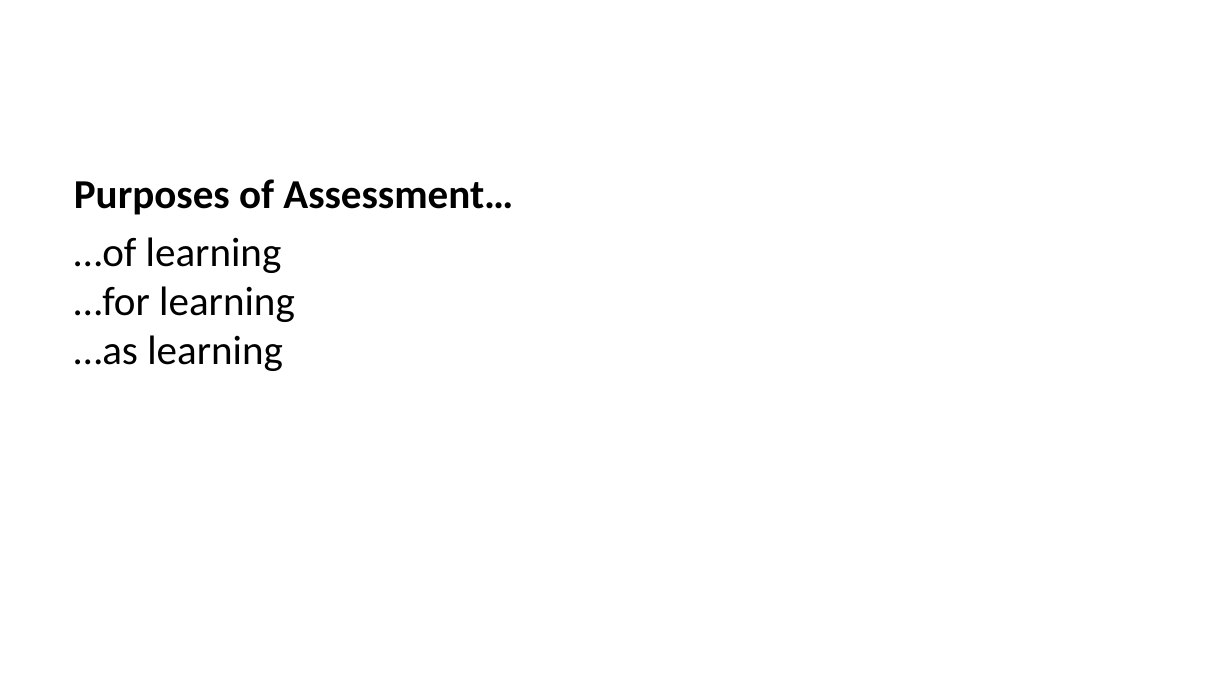
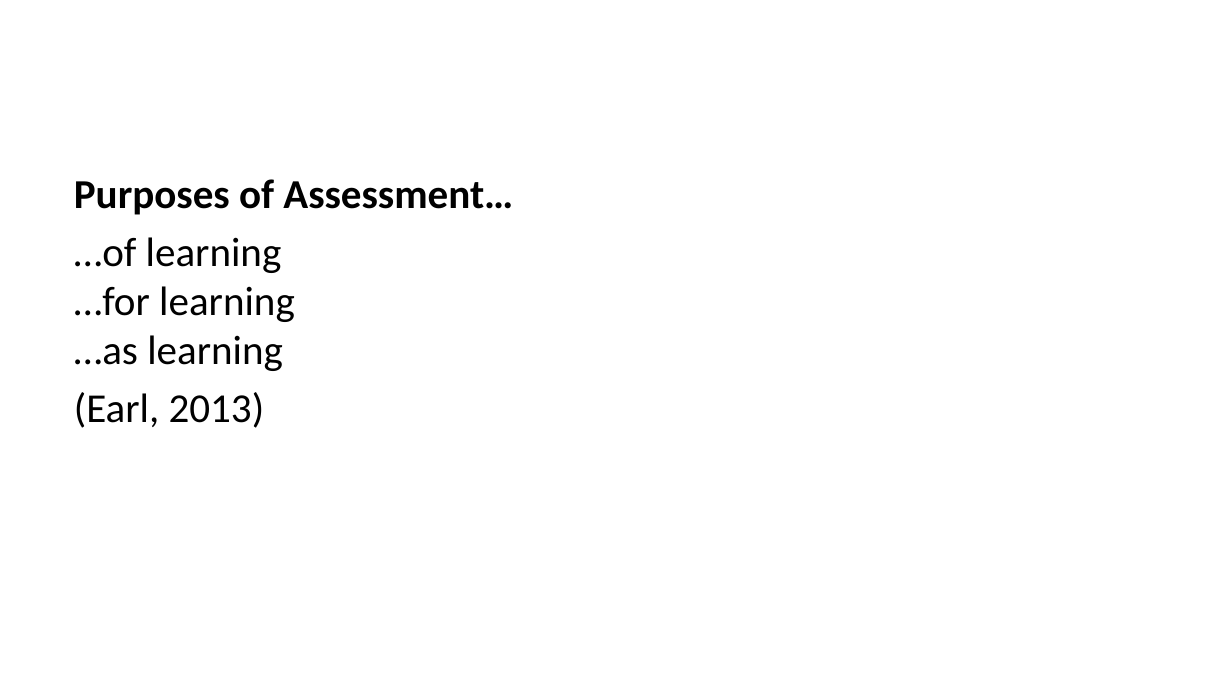
Before and after one commit to cmadland/slides, a slide deck: slide 7 of docs/posts/fpl-assessment/index.pptx (slide 5 before the commit). Drawn at 1232x693 pixels with LibreOffice and Linux fonts; fonts in the diff are those of the drawing. Boxes give left, top, right and bottom in pixels: in the first picture for what was removed or moved away, otherwise in the second. Text is boxed around its words. In the diff, an @@ line names an element or a change of style, - is before the commit and + after.

```diff
--- a/docs/posts/fpl-assessment/index.pptx
+++ b/docs/posts/fpl-assessment/index.pptx
@@ text at <box>74,392,265,428</box>: paragraph added @@
+(Earl, 2013)
```
Also in this commit, not shown: 8 other slides changed, 7 slides added, 1 slide removed, 13 other files.
